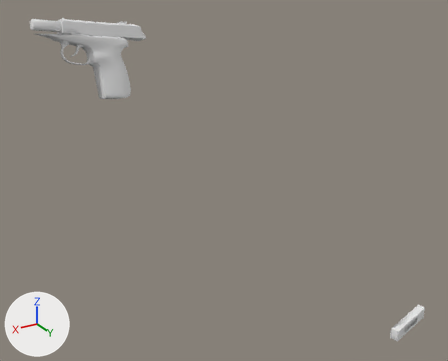
The OBJ model Vertex_Animation_Compiler/Assets/Makarov_Pistol_Reload162.obj as it was, and as the next commit left it.
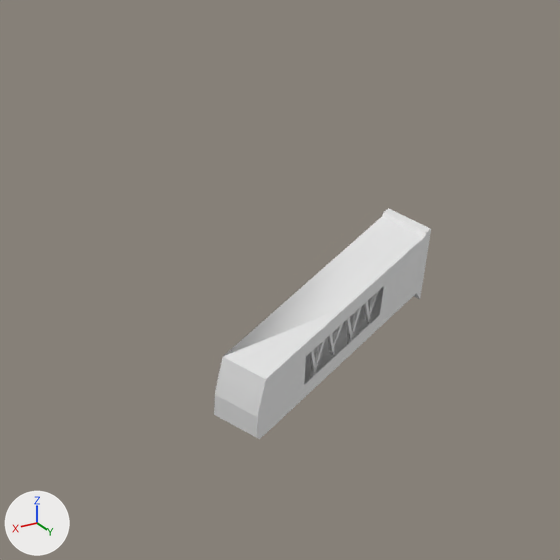
The first picture shows the older version from a 50 mm lens placed at (0.689, 0.809, 0.114), pointed at (0.214, 0.017, -0.282). The close-ups show both versions on the part from 79% to 99% of the width and 75% to 100% of the height of that picture; other places that the commit changed are outside them. Every picture has the same lights, and +X, +Y and +Z are marked at lower left. Where no turn or scale is listed for an object, it has been applied to the vertices.

The first close-up shows 'Magazine_Cube.011'.
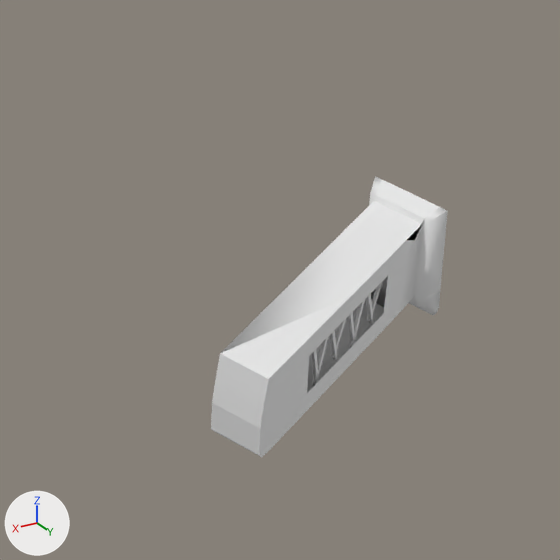
What changed in the scene script:
```text
Change me_magazine_cube_011:
    used by ob_magazine_cube_011; location = (0.0, 0.0, 0.0)
    remove me_magazine_cube_011.from_pydata(...)  # 140 vertices, 222 faces; spans x -0.088..-0.0049, y 0.1892..0.2188, z -0.556..-0.5248
    add me_magazine_cube_011.from_pydata(...)  # 164 vertices, 270 faces; spans x -0.0908..-0.005, y 0.1845..0.2197, z -0.5619..-0.5152
    me_magazine_cube_011 part 1: the loose piece of 8 vertices spanning x -0.0559..-0.0491, y 0.2066..0.2088, z -0.5483..-0.5335 is scaled about its middle by (1.14, 1.14, 1.32), then moved by (0.0, 0.0008, 0.0012)
    me_magazine_cube_011 part 2: the loose piece of 8 vertices spanning x -0.0642..-0.0572, y 0.205..0.2072, z -0.5458..-0.5311 is scaled about its middle by (1.13, 1.13, 1.32), then moved by (0.0001, 0.0009, 0.0024)
    me_magazine_cube_011 part 3: the loose piece of 8 vertices spanning x -0.0469..-0.0399, y 0.2085..0.2107, z -0.5477..-0.533 is scaled about its middle by (1.13, 1.13, 1.32), then moved by (0.0, 0.0008, 0.0009)
    me_magazine_cube_011 part 4: the loose piece of 8 vertices spanning x -0.0385..-0.0318, y 0.2101..0.2123, z -0.5502..-0.5354 is scaled about its middle by (1.14, 1.14, 1.32), then moved by (-0.0001, 0.0008, -0.0003)
    me_magazine_cube_011 part 5: the loose piece of 44 vertices spanning x -0.088..-0.0049, y 0.1892..0.2188, z -0.556..-0.5248 is rebuilt with 68 vertices and now spans x -0.0908..-0.005, y 0.1845..0.2197, z -0.5619..-0.5152
    me_magazine_cube_011 part 6: the loose piece of 8 vertices spanning x -0.0414..-0.0361, y 0.2096..0.2114, z -0.5505..-0.5352 is rebuilt with 8 vertices and now spans x -0.0412..-0.0366, y 0.2104..0.2122, z -0.5532..-0.5327
    me_magazine_cube_011 part 7: the loose piece of 8 vertices spanning x -0.0696..-0.062, y 0.2035..0.2058, z -0.5451..-0.5306 is rebuilt with 8 vertices and now spans x -0.069..-0.0622, y 0.2044..0.2066, z -0.5448..-0.5251
    me_magazine_cube_011 part 8: the loose piece of 8 vertices spanning x -0.0522..-0.0447, y 0.207..0.2093, z -0.547..-0.5325 is rebuilt with 8 vertices and now spans x -0.0518..-0.045, y 0.2078..0.21, z -0.5482..-0.5285
    me_magazine_cube_011 part 9: the loose piece of 8 vertices spanning x -0.0588..-0.0534, y 0.2061..0.2079, z -0.5485..-0.5333 is rebuilt with 8 vertices and now spans x -0.0584..-0.0538, y 0.2069..0.2087, z -0.5498..-0.5293
```

Location of each change, [x1, y1, x2, y2] in pixels of the close-ups (560 x 560 px; the box of a moved part takes in the faces that stretch with it):
'Magazine_Cube.011', reshaped (9% wider, 22% taller): before [214, 208, 431, 439]; after [211, 176, 448, 457]
part 1 of me_magazine_cube_011, moved or reshaped: before [345, 317, 353, 340]; after [348, 312, 356, 344]
part 2 of me_magazine_cube_011, moved or reshaped: before [364, 301, 371, 324]; after [366, 294, 374, 325]
part 3 of me_magazine_cube_011, moved or reshaped: before [328, 334, 335, 355]; after [330, 330, 338, 361]
part 4 of me_magazine_cube_011, moved or reshaped: before [309, 350, 317, 374]; after [311, 350, 319, 381]
part 5 of me_magazine_cube_011, rebuilt (9% wider, 22% taller): before [214, 208, 431, 439]; after [211, 176, 448, 457]
part 6 of me_magazine_cube_011, rebuilt (6% wider, 32% taller): before [310, 340, 325, 377]; after [312, 337, 328, 386]
part 7 of me_magazine_cube_011, rebuilt (12% wider, 32% taller): before [364, 291, 379, 321]; after [366, 281, 383, 321]
part 8 of me_magazine_cube_011, rebuilt (6% wider, 30% taller): before [328, 324, 343, 353]; after [330, 319, 346, 357]
part 9 of me_magazine_cube_011, rebuilt (25% taller): before [346, 306, 362, 345]; after [348, 300, 365, 349]
